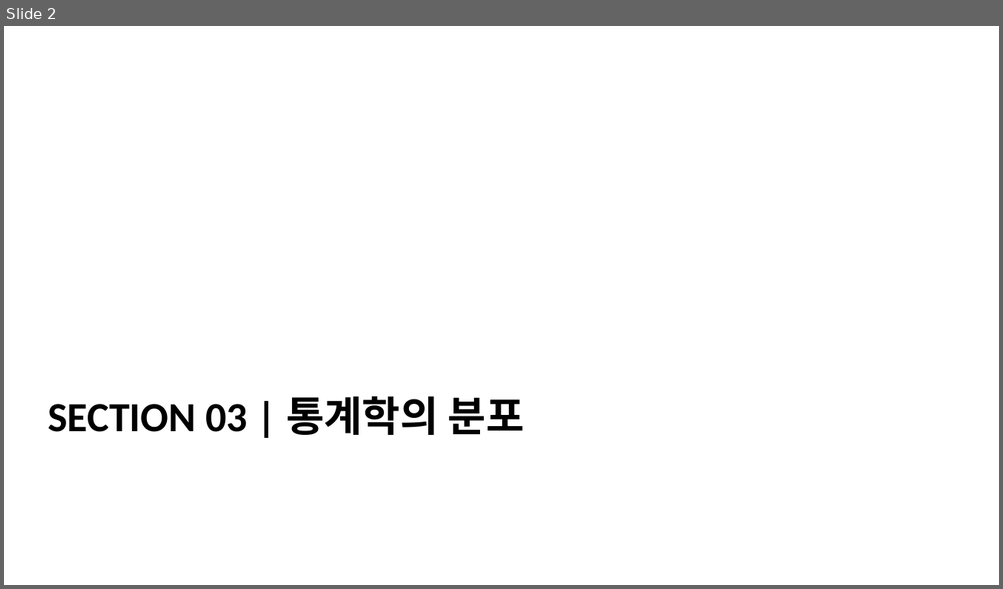
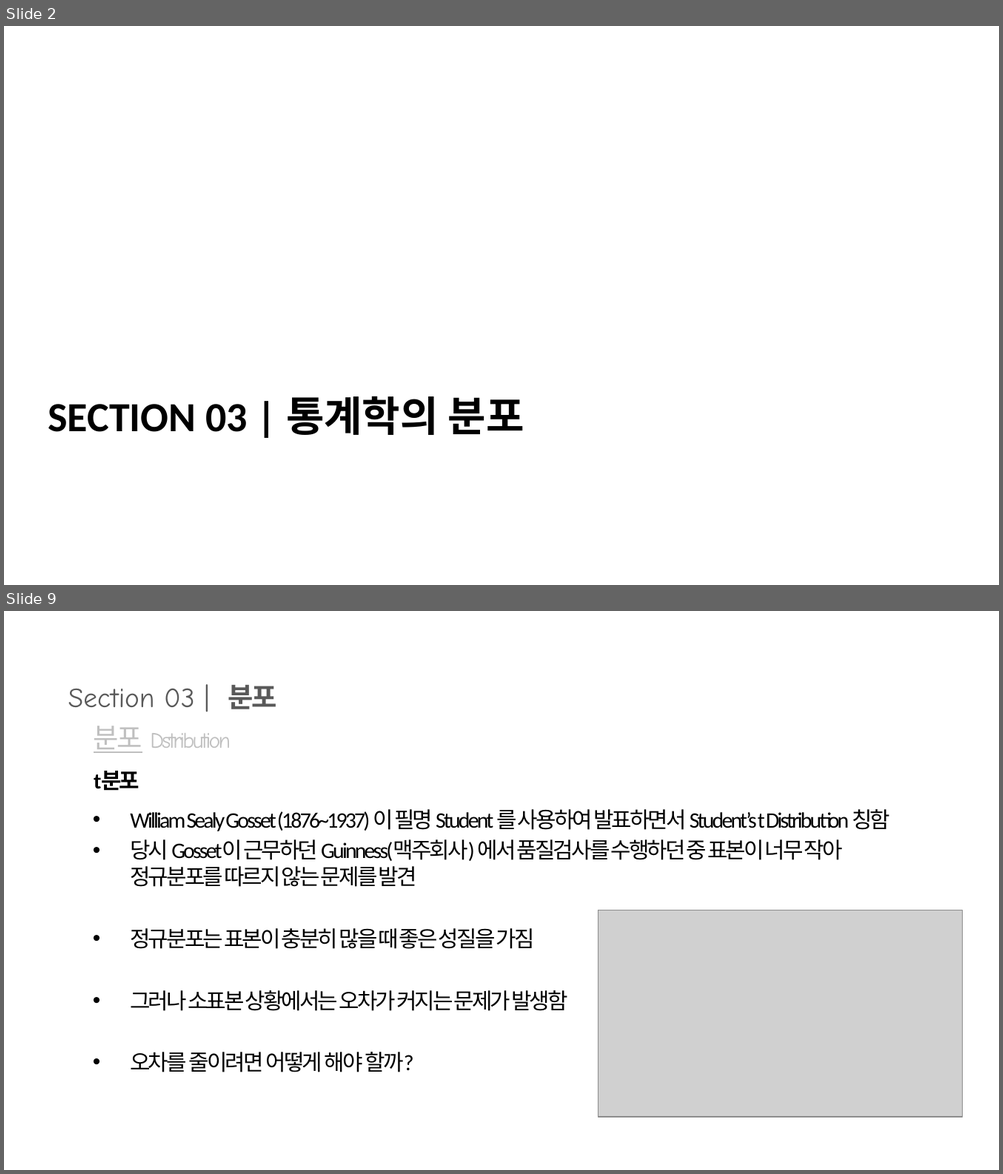
Before and after one commit to analysispark/obsidian_vault, a slide deck: 02_Area/Lecture_스포츠경기예측론/03_분포.pptx. Shown one above the other, each under a label of ours: slide 2 before the commit, slides 2 and 9 after it; the slides between them are not shown. The pictures are 1003x589 and 1003x1174 pixels, drawn with LibreOffice and Linux fonts; fonts in the diff are those of the drawing; grey boxes stand for pictures; background and template pictures are left out. Boxes give left, top, right and bottom in pixels: in the first picture for what was removed or moved away, otherwise in the second. Text is boxed around its words. In the diff, an @@ line names an element or a change of style, - is before the commit and + after.

```diff
--- a/02_Area/Lecture_스포츠경기예측론/03_분포.pptx
+++ b/02_Area/Lecture_스포츠경기예측론/03_분포.pptx
@@ slide 9 added at [4, 611, 999, 1170], background picture (left out) @@
@@ text added at [68, 685, 277, 709], 20 pt, text #595959 @@
+Section 03 | 분포
@@ text added at [94, 726, 230, 753], 16 pt, text #BFBFBF @@
+분포 Dstribution
@@ title added at [94, 771, 139, 791], 16 pt, text #000000, bold @@
+t분포
@@ text added at [130, 809, 890, 1073], 16 pt, text #000000 @@
+• William Sealy Gosset (1876~1937) 이 필명 Student 를 사용하여 발표하면서 Student’s t Distribution 칭함
+• 당시 Gosset이 근무하던 Guinness(맥주회사) 에서 품질검사를 수행하던 중 표본이 너무 작아 정규분포를 따르지 않는 문제를 발견
+• 정규분포는 표본이 충분히 많을 때 좋은 성질을 가짐
+• 그러나 소표본 상황에서는 오차가 커지는 문제가 발생함
+• 오차를 줄이려면 어떻게 해야 할까?
@@ picture added at [597, 911, 962, 1117] @@
```
Also in this commit, not shown: 11 slides changed, 2 other slides added, 1 slide removed, 40 other files.
